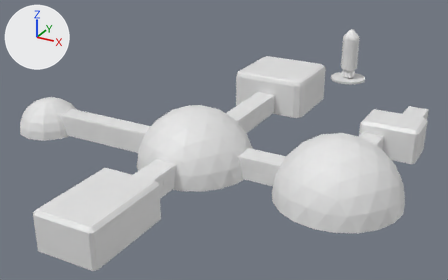
One commit to the Blender file Assets/Models/Map.blend: the scene before it, then after it.
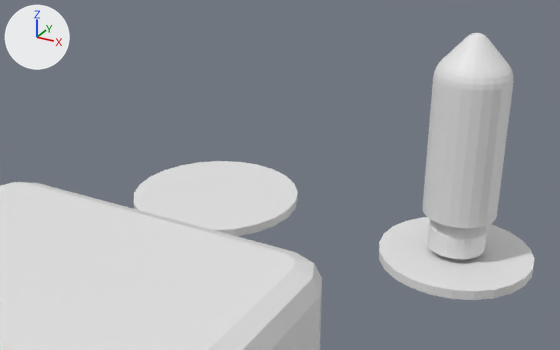
Old and new are each drawn whole from a 50 mm lens placed at (19.98, -22.42, 18.42), pointed at (-0.51, 14.84, -0.21) and again close up from a 50 mm lens placed at (6.69, 18.64, 8.13), pointed at (-0.12, 31.01, 1.94). Arrows for +X, +Y and +Z are at upper left; the lights stay in place.

The first close-up shows 'Base', 'Rocket'.
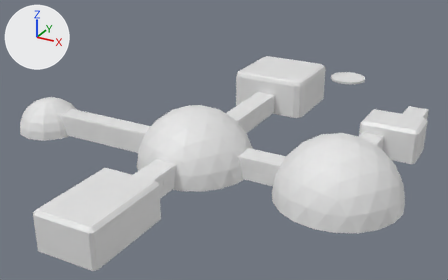
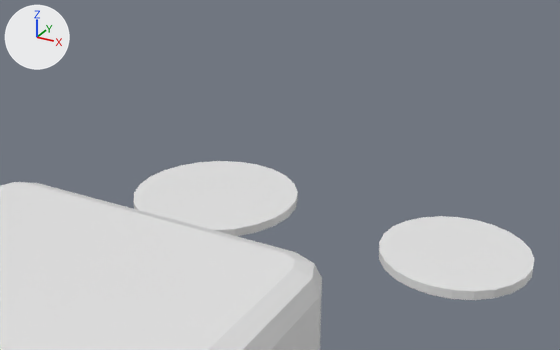
Location of each change, [x1, y1, x2, y2] in pixels of the close-ups (560 x 350 px):
```json
{"object": "Rocket", "change": "deleted", "before": [422, 33, 514, 259]}
```

Edits to the scene script, one JSON object a line:
```json
{"op": "remove", "block": "ob_rocket", "code": ["ob_rocket = bpy.data.objects.new('Rocket', me_cylinder_002)", "ob_rocket.location = (3.0, 33.0, 2.52)"]}
```
